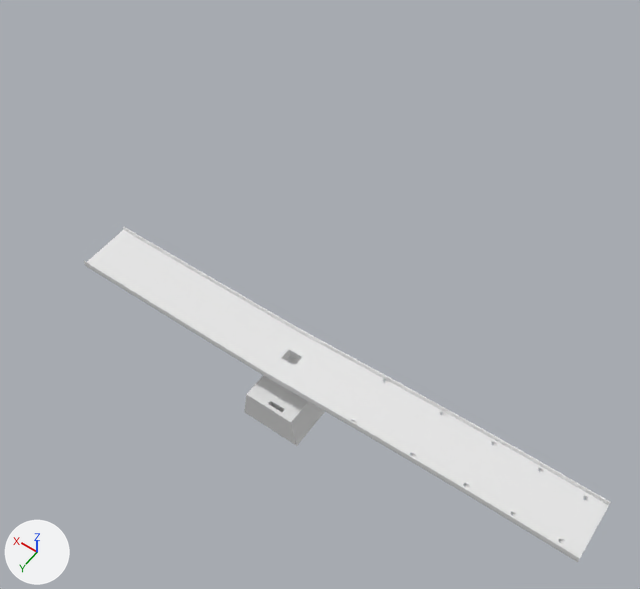
One commit to the Blender file bridge/bridge.blend: the scene before it, then after it.
Rendered twice from a 50 mm lens placed at (6.0, 184.0, 370.0), pointed at (149.0, -16.0, 54.0). The axes (+X, +Y, +Z) are drawn at lower left. The lights are the same throughout.

In view in the first picture: 'Cube.001', 'road_1', 'road_2', 'road_3', 'road_4', 'road_5', 'road_6', 'road_7'.
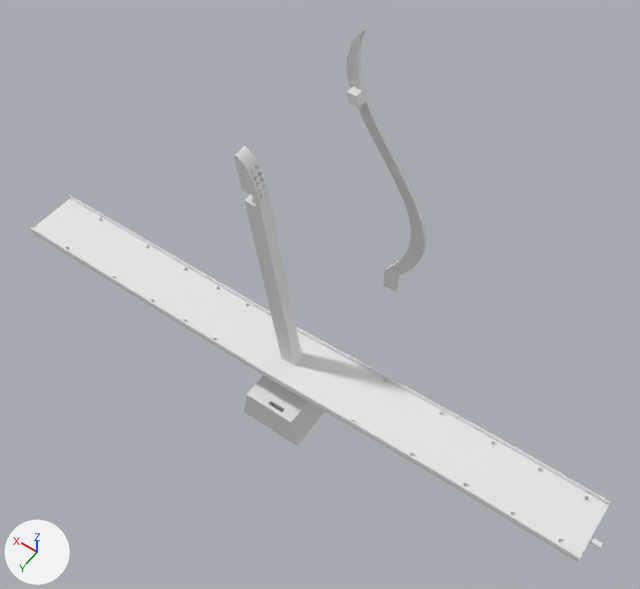
The edits, one by one:
Mesh me_beziercurve_009 is new.
It has 641 vertices, 546 faces and spans x 232.9..276.0, y -15.0..15.0, z -7.0..0.0.
Object 'upper_beam' (ob_upper_beam) is now shown.
Object 'uper_middle_beam' (ob_uper_middle_beam) is now shown.
Object 'lower_middle_beam' (ob_lower_middle_beam) is now shown.
Object 'lower_beam' (ob_lower_beam) is now shown.
Object 'main_beam_top' (ob_main_beam_top) is now shown.
Object 'main_beam_upper_middle' (ob_main_beam_upper_middle) is now shown.
Object 'main_beam_bottom' (ob_main_beam_bottom) is now shown.
Object 'main_beam_lower_middle' (ob_main_beam_lower_middle) is now shown.
Object 'road_8' (ob_road_8) is new; it shows me_beziercurve_009.
Its location is (40.1, 0.0, 19.8).

Pixel boxes (x1, y1, x2, y2) of what changed, in the pictures (640 x 589 px):
'road_8', added: after (30, 195, 123, 265)
'main_beam_top', shown: after (234, 146, 273, 223)
'main_beam_upper_middle', shown: after (248, 214, 286, 288)
'main_beam_lower_middle', shown: after (263, 280, 300, 355)
'uper_middle_beam', shown: after (357, 100, 410, 189)
'upper_beam', shown: after (347, 27, 369, 108)
'lower_middle_beam', shown: after (395, 182, 426, 255)
'lower_beam', shown: after (383, 248, 423, 292)
'main_beam_bottom', shown: after (279, 347, 302, 365)
